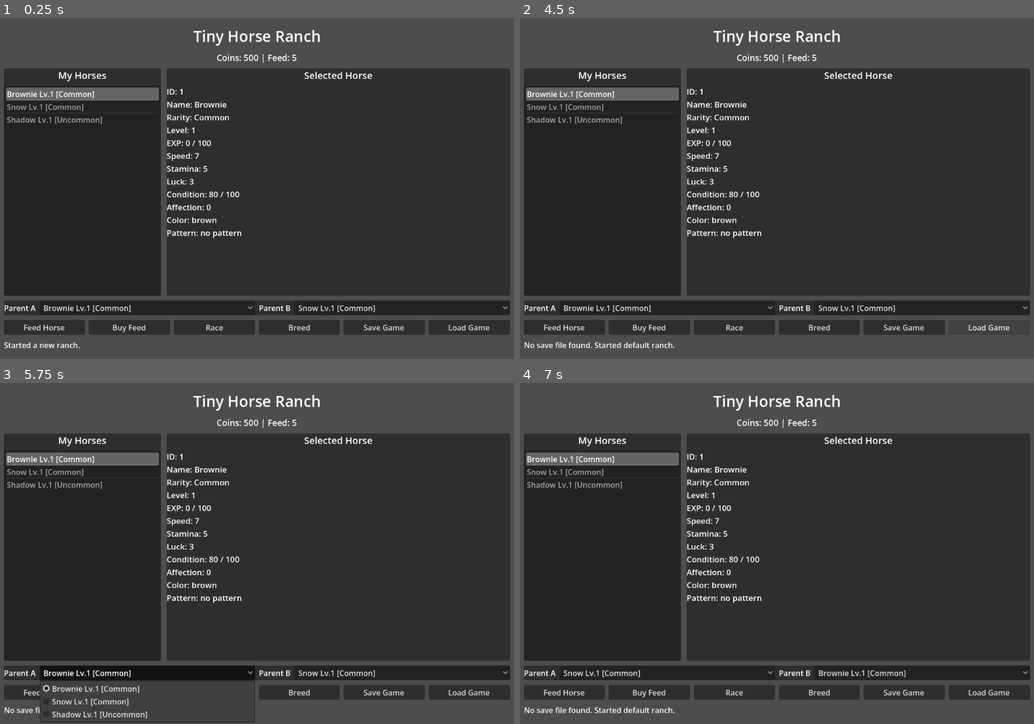
Above: before the commit, frames 1-4 (two rows, left to right).
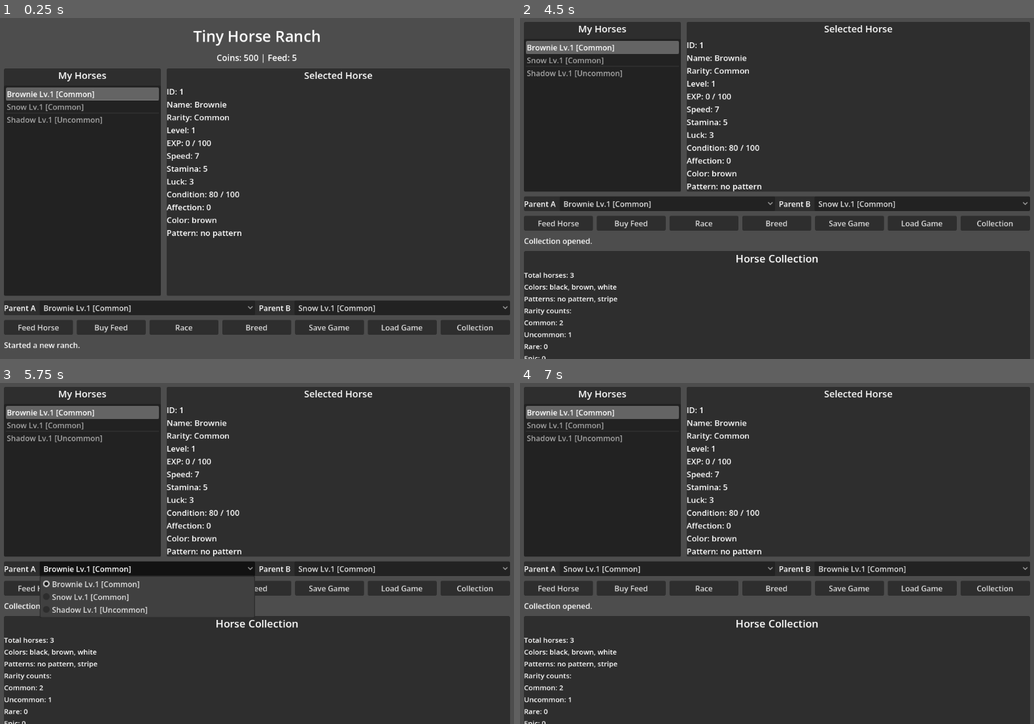
Above: after the commit, the same moments.

Repository: ahntaein12-droid/game
Game: Godot game, scene res://scenes/Main.tscn
Same seed, same stepped clock (60 frames per second), same inputs: the game is played once before the commit and once after it.
Inputs (mouse positions are in pixels of both pictures, inside the frame that each line leads up to):
- Up to frame 1 (0.25 s): no input
- Up to frame 2 (4.5 s): click "Feed Horse" at 0.5 s; click "Buy Feed" at 1.25 s; click "Race" at 2 s; click "Breed" at 2.75 s; click "Load Game" at 3.5 s; click (992, 328) at 4.25 s, where only the run after the commit has a clickable "Collection"
- Up to frame 3 (5.75 s): click "Brownie Lv.1 [Common]" at 5 s
- Up to frame 4 (7 s): click "Snow Lv.1 [Common]" at 5.75 s; click "Save Game" at 6.5 s

The runs differ from the first frame. In frame 1, 0.9% of the frame differs, in the area x 3-96%, y 88-93%; in frame 2, 36%, in the area x 0-100%, y 1-100%; in frame 3, 34%; in frame 4, 36%.

Commit message:
Add horse collection panel

Diff:
--- a/scenes/Main.tscn
+++ b/scenes/Main.tscn
@@ -143,8 +143,49 @@
 size_flags_horizontal = 3
 text = "Load Game"
 
+[node name="CollectionButton" type="Button" parent="RootMargin/Root/ButtonRow"]
+layout_mode = 2
+size_flags_horizontal = 3
+text = "Collection"
+
 [node name="MessageLabel" type="Label" parent="RootMargin/Root"]
 layout_mode = 2
 text = "Welcome to Tiny Horse Ranch."
 autowrap_mode = 3
 theme_override_font_sizes/font_size = 16
+
+[node name="CollectionPanel" type="PanelContainer" parent="RootMargin/Root"]
+visible = false
+custom_minimum_size = Vector2(0, 240)
+layout_mode = 2
+
+[node name="CollectionBox" type="VBoxContainer" parent="RootMargin/Root/CollectionPanel"]
+layout_mode = 2
+theme_override_constants/separation = 8
+
+[node name="CollectionTitle" type="Label" parent="RootMargin/Root/CollectionPanel/CollectionBox"]
+layout_mode = 2
+text = "Horse Collection"
+horizontal_alignment = 1
+theme_override_font_sizes/font_size = 22
+
+[node name="CollectionSummaryLabel" type="Label" parent="RootMargin/Root/CollectionPanel/CollectionBox"]
+layout_mode = 2
+text = "No collection data."
+autowrap_mode = 3
+theme_override_font_sizes/font_size = 15
+
+[node name="CollectionScroll" type="ScrollContainer" parent="RootMargin/Root/CollectionPanel/CollectionBox"]
+layout_mode = 2
+size_flags_vertical = 3
+
+[node name="CollectionHorseListLabel" type="Label" parent="RootMargin/Root/CollectionPanel/CollectionBox/CollectionScroll"]
+layout_mode = 2
+size_flags_horizontal = 3
+text = "No horses."
+autowrap_mode = 3
+theme_override_font_sizes/font_size = 15
+
+[node name="CollectionCloseButton" type="Button" parent="RootMargin/Root/CollectionPanel/CollectionBox"]
+layout_mode = 2
+text = "Close"
--- a/scripts/Main.gd
+++ b/scripts/Main.gd
@@ -5,6 +5,7 @@
 const FEED_COST := 50
 const COLORS := ["brown", "white", "black", "gray", "gold", "chestnut"]
 const PATTERNS := ["no pattern", "stripe", "spots", "star", "socks"]
+const RARITIES := ["Common", "Uncommon", "Rare", "Epic", "Legendary"]
 
 @onready var stats_label: Label = $RootMargin/Root/StatsLabel
 @onready var horse_list: ItemList = $RootMargin/Root/Content/ListPanel/ListBox/HorseList
@@ -16,8 +17,13 @@
 @onready var breed_button: Button = $RootMargin/Root/ButtonRow/BreedButton
 @onready var save_button: Button = $RootMargin/Root/ButtonRow/SaveButton
 @onready var load_button: Button = $RootMargin/Root/ButtonRow/LoadButton
+@onready var collection_button: Button = $RootMargin/Root/ButtonRow/CollectionButton
 @onready var parent_a_option: OptionButton = $RootMargin/Root/BreedingPanel/BreedingBox/ParentAOption
 @onready var parent_b_option: OptionButton = $RootMargin/Root/BreedingPanel/BreedingBox/ParentBOption
+@onready var collection_panel: PanelContainer = $RootMargin/Root/CollectionPanel
+@onready var collection_summary_label: Label = $RootMargin/Root/CollectionPanel/CollectionBox/CollectionSummaryLabel
+@onready var collection_horse_list_label: Label = $RootMargin/Root/CollectionPanel/CollectionBox/CollectionScroll/CollectionHorseListLabel
+@onready var collection_close_button: Button = $RootMargin/Root/CollectionPanel/CollectionBox/CollectionCloseButton
 
 var coins := 500
 var feed := 5
@@ -47,6 +53,8 @@
 	prepare_button(breed_button)
 	prepare_button(save_button)
 	prepare_button(load_button)
+	prepare_button(collection_button)
+	prepare_button(collection_close_button)
 	horse_list.item_selected.connect(Callable(self, "_on_horse_selected"))
 	parent_a_option.item_selected.connect(Callable(self, "_on_parent_a_selected"))
 	parent_b_option.item_selected.connect(Callable(self, "_on_parent_b_selected"))
@@ -56,6 +64,8 @@
 	breed_button.pressed.connect(Callable(self, "_on_breed_pressed"))
 	save_button.pressed.connect(Callable(self, "_on_save_pressed"))
 	load_button.pressed.connect(Callable(self, "_on_load_pressed"))
+	collection_button.pressed.connect(Callable(self, "_on_collection_pressed"))
+	collection_close_button.pressed.connect(Callable(self, "_on_collection_close_pressed"))
 	print("Button signals connected")
 
 func prepare_button(button: Button) -> void:
@@ -77,6 +87,8 @@
 				_on_save_pressed()
 			KEY_L:
 				_on_load_pressed()
+			KEY_C:
+				_on_collection_pressed()
 			_:
 				return
 		get_viewport().set_input_as_handled()
@@ -256,6 +268,17 @@
 	load_game_data()
 	update_ui()
 
+func _on_collection_pressed() -> void:
+	print("Collection opened")
+	collection_panel.visible = true
+	update_collection_ui()
+	show_message("Collection opened.")
+
+func _on_collection_close_pressed() -> void:
+	print("Collection closed")
+	collection_panel.visible = false
+	show_message("Collection closed.")
+
 func get_selected_horse() -> Dictionary:
 	if selected_horse_index < 0 or selected_horse_index >= horses.size():
 		return {}
@@ -417,6 +440,8 @@
 	refresh_horse_list()
 	refresh_parent_options()
 	refresh_detail()
+	if collection_panel.visible:
+		update_collection_ui()
 
 func refresh_stats() -> void:
 	stats_label.text = "Coins: %d | Feed: %d" % [coins, feed]
@@ -486,6 +511,83 @@
 			option.select(index)
 			return
 	option.select(0)
+
+func update_collection_ui() -> void:
+	var rarity_counts := get_rarity_counts()
+	var discovered_colors := get_discovered_colors()
+	var discovered_patterns := get_discovered_patterns()
+	var summary_lines := PackedStringArray([
+		"Total horses: %d" % horses.size(),
+		"Colors: %s" % format_discovered_list(discovered_colors),
+		"Patterns: %s" % format_discovered_list(discovered_patterns),
+		"Rarity counts:"
+	])
+
+	for rarity in RARITIES:
+		summary_lines.append("%s: %d" % [rarity, int(rarity_counts.get(rarity, 0))])
+	collection_summary_label.text = "\n".join(summary_lines)
+
+	var horse_lines := PackedStringArray()
+	for horse in horses:
+		if not (horse is Dictionary):
+			continue
+		horse_lines.append("%s | %s | %s | %s" % [
+			str(horse.get("name", "Horse")),
+			str(horse.get("rarity", "Common")),
+			str(horse.get("color", "unknown")),
+			str(horse.get("pattern", "unknown"))
+		])
+
+	if horse_lines.is_empty():
+		collection_horse_list_label.text = "No horses."
+	else:
+		collection_horse_list_label.text = "\n".join(horse_lines)
+
+func get_rarity_counts() -> Dictionary:
+	var counts := {}
+	for rarity in RARITIES:
+		counts[rarity] = 0
+
+	for horse in horses:
+		if not (horse is Dictionary):
+			continue
+		var horse_rarity := str(horse.get("rarity", "Common"))
+		if not counts.has(horse_rarity):
+			counts[horse_rarity] = 0
+		counts[horse_rarity] = int(counts[horse_rarity]) + 1
+	return counts
+
+func get_discovered_colors() -> Array:
+	var discovered := {}
+	for horse in horses:
+		if horse is Dictionary:
+			discovered[str(horse.get("color", "unknown"))] = true
+
+	var colors := []
+	for color in discovered.keys():
+		colors.append(str(color))
+	colors.sort()
+	return colors
+
+func get_discovered_patterns() -> Array:
+	var discovered := {}
+	for horse in horses:
+		if horse is Dictionary:
+			discovered[str(horse.get("pattern", "unknown"))] = true
+
+	var patterns := []
+	for pattern in discovered.keys():
+		patterns.append(str(pattern))
+	patterns.sort()
+	return patterns
+
+func format_discovered_list(items: Array) -> String:
+	if items.is_empty():
+		return "None"
+	var text_items := PackedStringArray()
+	for item in items:
+		text_items.append(str(item))
+	return ", ".join(text_items)
 
 func refresh_detail() -> void:
 	var horse := get_selected_horse()
